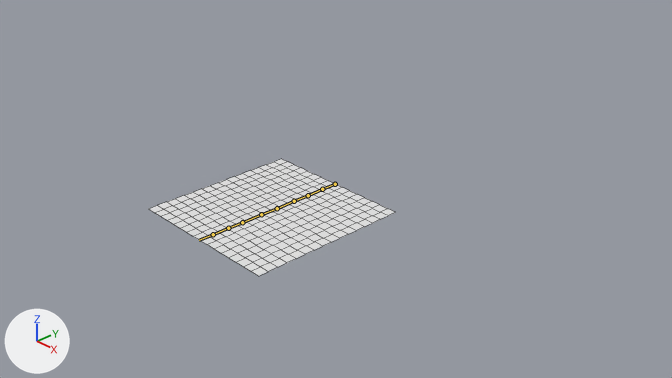
Before and after pictures for a commit that changed the Blender file meshes/page1.blend.
The view is the same before and after, from the file's camera 'Camera'. Every picture has the same lights, and +X, +Y and +Z are marked at lower left. The picture after the commit comes second. The bones that bend it are drawn over the model as lines. Mesh edges are drawn as thin lines.
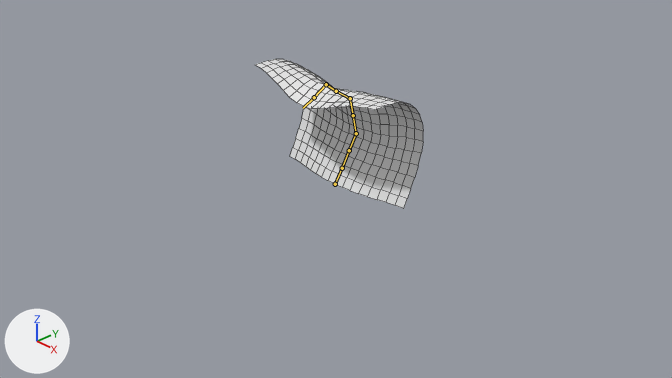
The newer file adds an action. The first version stands in its rest pose; the second is drawn at frame 30 of the action 'RightToLeft'.

Pixel boxes (x1, y1, x2, y2) of what changed, in the pictures (672 x 378 px):
'Plane', posed (32% narrower, 28% taller)
    before: (149, 159, 395, 276)
    after: (255, 59, 423, 209)
bone 'Bone', root to tip
    before: (335, 184) to (322, 189)
    after: (335, 184) to (342, 168)
bone 'Bone.003', root to tip
    before: (294, 201) to (277, 208)
    after: (356, 133) to (353, 115)
bone 'Bone.004', root to tip
    before: (277, 208) to (261, 214)
    after: (353, 115) to (350, 98)
bone 'Bone.005', root to tip
    before: (261, 214) to (242, 222)
    after: (350, 98) to (336, 91)
bone 'Bone.007', root to tip
    before: (228, 228) to (213, 234)
    after: (326, 84) to (314, 97)

The change, as a list of edits to the scene's bpy script:
```text
Change bone_bone:
    where bone_bone = bpy.data.objects['Armature'].pose.bones['Bone']
    bone_bone.rotation_quaternion: (1.0, 0.0, 0.0, 0.0) -> (0.48, -0.877, 0.0, 0.0)  # degrees (0, 0, 0) -> degrees (-123, 0, 0)
Change bone_bone_003:
    where bone_bone_003 = bpy.data.objects['Armature'].pose.bones['Bone.003']  # child of 'Bone.002'
    bone_bone_003.rotation_quaternion: (1.0, 0.0, 0.0, 0.0) -> (0.926, 0.378, 0.0, 0.0)  # degrees (0, 0, 0) -> degrees (44, 0, 0)
Change bone_bone_004:
    where bone_bone_004 = bpy.data.objects['Armature'].pose.bones['Bone.004']  # child of 'Bone.003'
    bone_bone_004.rotation_quaternion: (1.0, 0.0, 0.0, 0.0) -> (1.0, 0.024, 0.0, 0.0)  # degrees (0, 0, 0) -> degrees (3, 0, 0)
Change bone_bone_005:
    where bone_bone_005 = bpy.data.objects['Armature'].pose.bones['Bone.005']  # child of 'Bone.004'
    bone_bone_005.rotation_quaternion: (1.0, 0.0, 0.0, 0.0) -> (0.937, 0.35, 0.0, 0.0)  # degrees (0, 0, 0) -> degrees (41, 0, 0)
Change bone_bone_007:
    where bone_bone_007 = bpy.data.objects['Armature'].pose.bones['Bone.007']  # child of 'Bone.006'
    bone_bone_007.rotation_quaternion: (1.0, 0.0, 0.0, 0.0) -> (0.853, 0.522, 0.0, 0.0)  # degrees (0, 0, 0) -> degrees (63, 0, 0)
```
